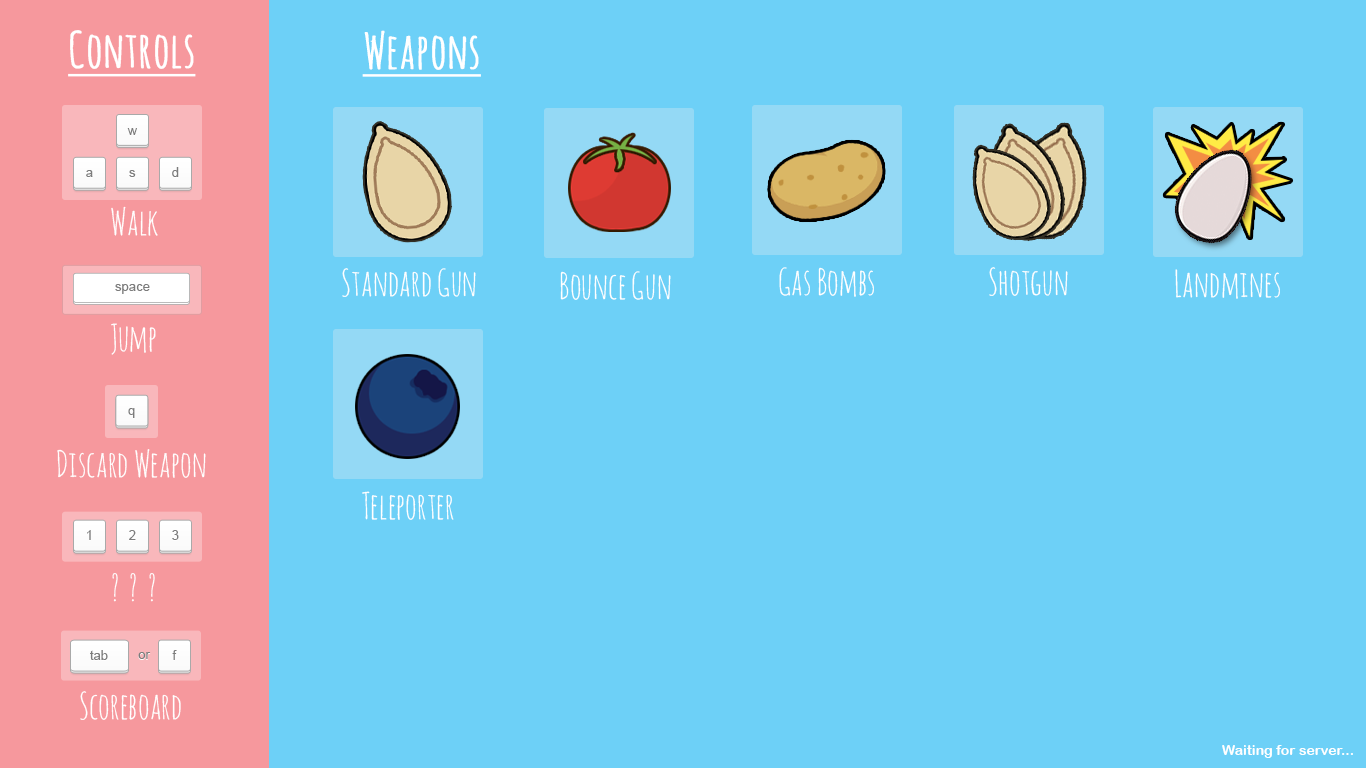
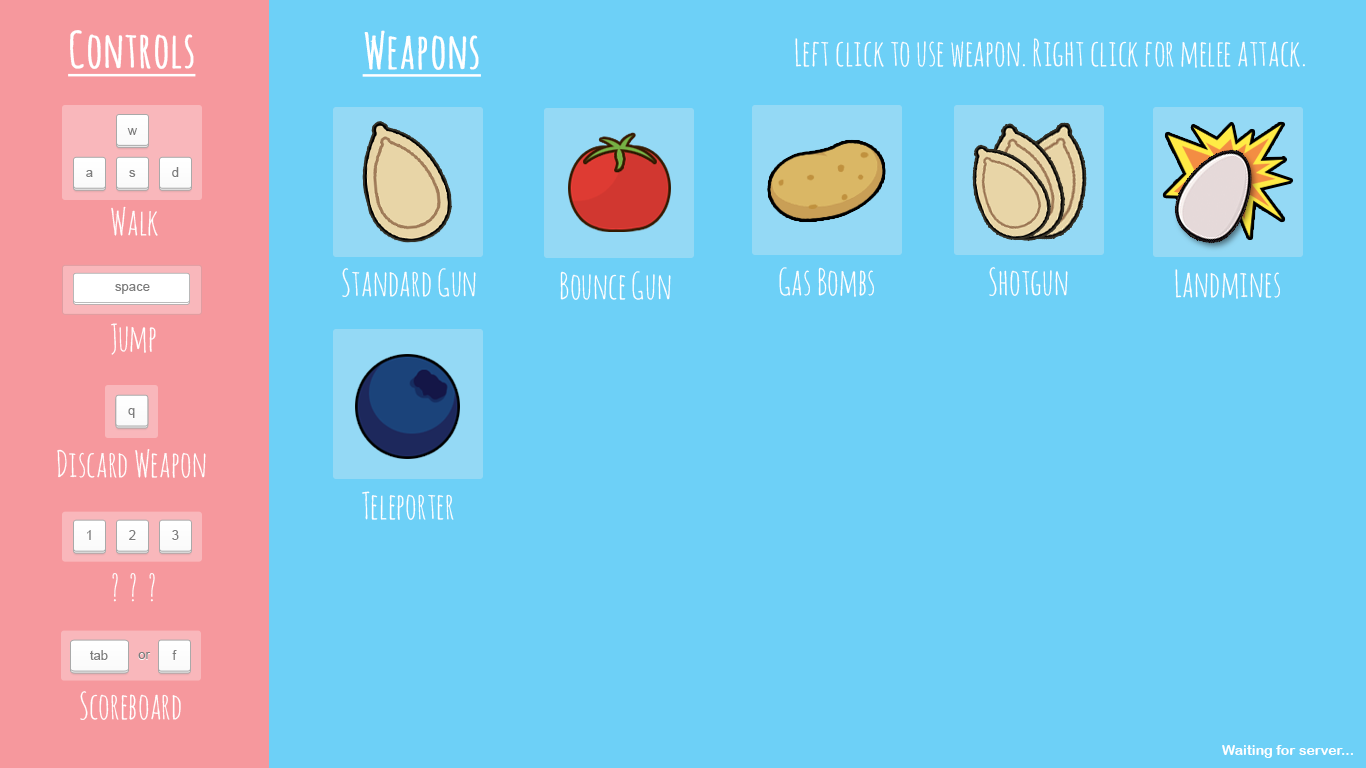
Layer changes from the first 1366px x 768px image to the second:
added layer "Left click to use weapon. Right click for melee attack." in group "potato" over <box>795,38,1305,68</box>
